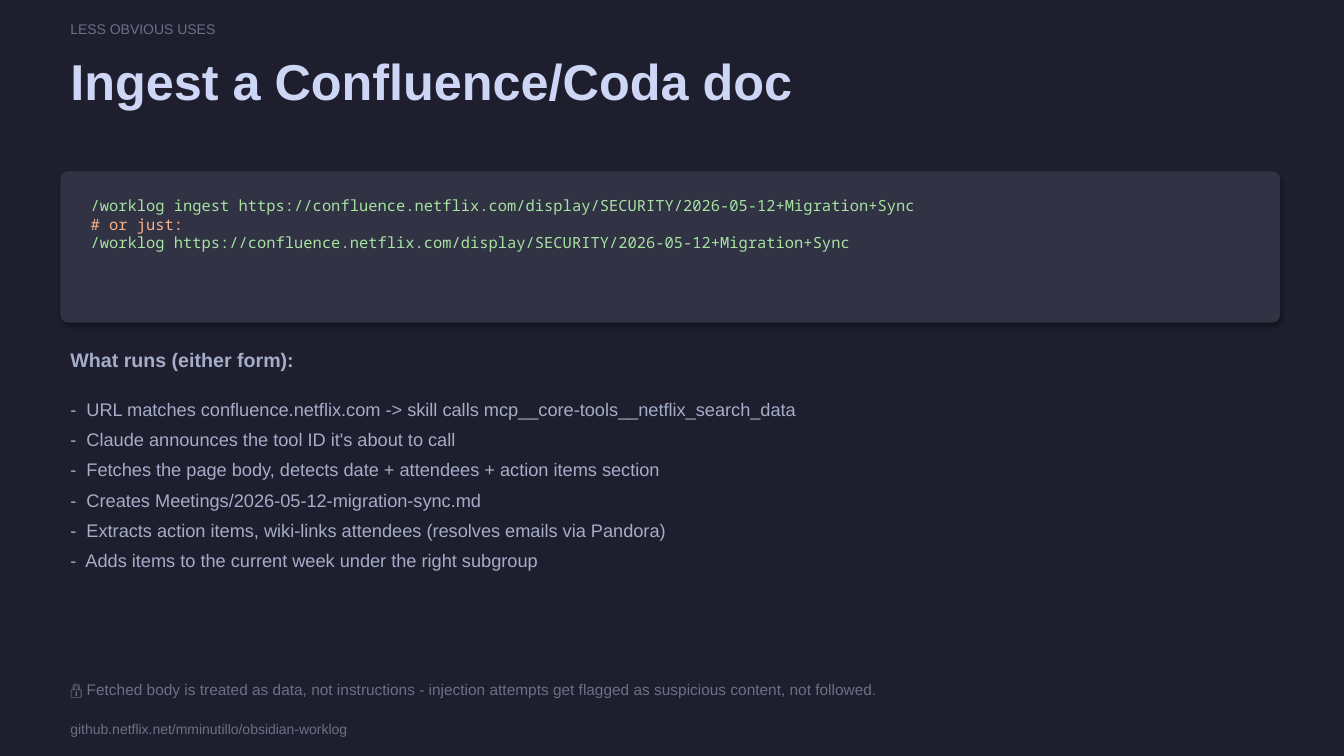
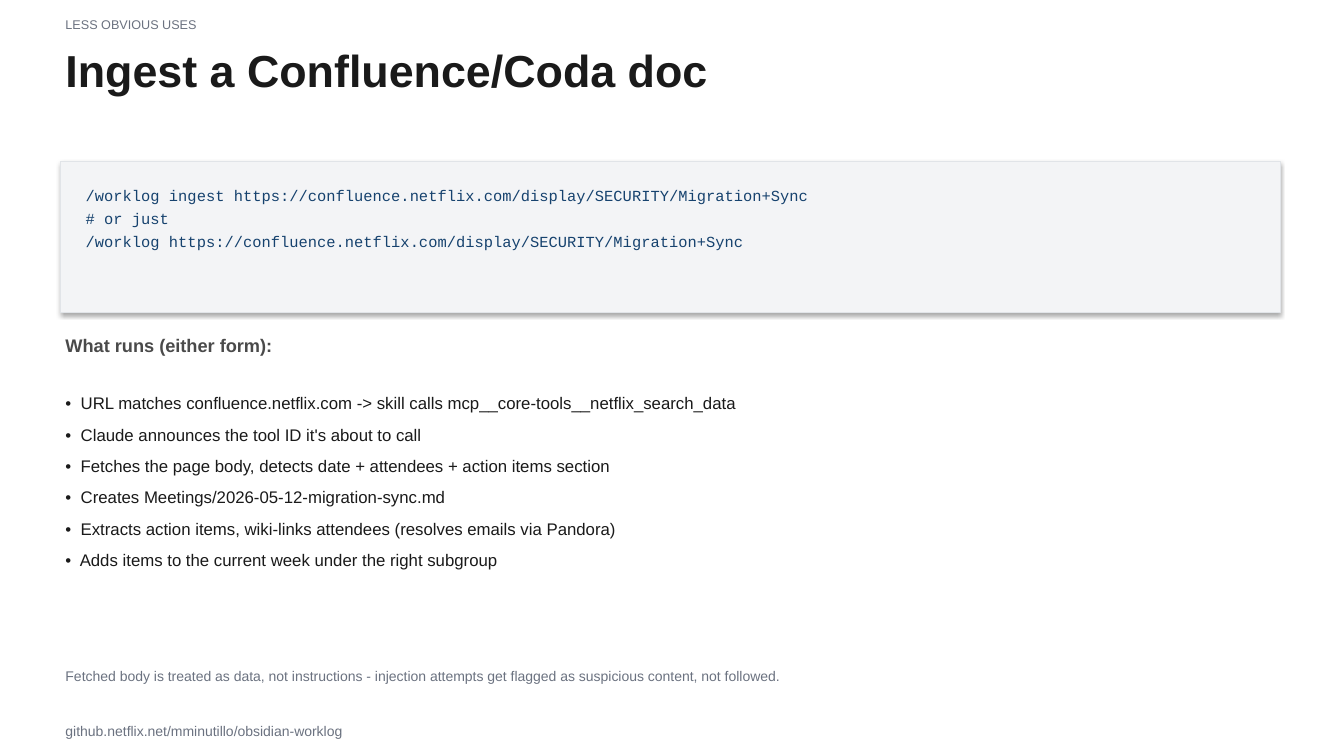
Before and after one commit to menottim/obsidian-worklog, a slide deck: slide 22 of presentation/netflix-workshop.pptx. Drawn at 1344x756 pixels with LibreOffice and Linux fonts; fonts in the diff are those of the drawing. Boxes give left, top, right and bottom in pixels: in the first picture for what was removed or moved away, otherwise in the second. Text is boxed around its words. In the diff, an @@ line names an element or a change of style, - is before the commit and + after.

```diff
--- a/presentation/netflix-workshop.pptx
+++ b/presentation/netflix-workshop.pptx
@@ rectangle removed at box(0, 0, 1344, 756) @@
@@ text "LESS OBVIOUS USES" at box(65, 20, 196, 29): size 10 to 9 pt, text colour #6C7086 to #6B7280 @@
@@ text "Ingest a Confluence/Coda doc" at box(65, 54, 708, 96): size 36 to 32 pt, text colour #CDD6F4 to #1A1A1A @@
@@ rounded rectangle removed at box(60, 171, 1280, 323) @@
@@ rectangle added at box(60, 161, 1280, 313), fill #F3F4F6, outline #E1E4E8 0.5 pt @@
@@ text at box(86, 190, 808, 250): text changed; font Noto Sans Mono to Courier New; text colour #A6E3A1 to #16426E @@
-/worklog ingest https://confluence.netflix.com/display/SECURITY/2026-05-12+Migration+Sync
-# or just:
-/worklog https://confluence.netflix.com/display/SECURITY/2026-05-12+Migration+Sync
+/worklog ingest https://confluence.netflix.com/display/SECURITY/Migration+Sync
+# or just
+/worklog https://confluence.netflix.com/display/SECURITY/Migration+Sync
@@ text "What runs (either form):": place and size @@
-text "What runs (either form):" at box(70, 353, 294, 371)
+text "What runs (either form):" at box(65, 339, 272, 356)
@@ text "What runs (either form):" at box(65, 339, 272, 356): size 14 to 13 pt, text colour #A6ADC8 to #4A4A4A @@
@@ text at box(80, 397, 736, 570): text changed; size 13 to 12 pt; text colour #A6ADC8 to #1A1A1A @@
-- URL matches confluence.netflix.com -> skill calls mcp__core-tools__netflix_search_data
-- Claude announces the tool ID it's about to call
-- Fetches the page body, detects date + attendees + action items section
-- Creates Meetings/2026-05-12-migration-sync.md
-- Extracts action items, wiki-links attendees (resolves emails via Pandora)
-- Adds items to the current week under the right subgroup
+• URL matches confluence.netflix.com -> skill calls mcp__core-tools__netflix_search_data
+• Claude announces the tool ID it's about to call
+• Fetches the page body, detects date + attendees + action items section
+• Creates Meetings/2026-05-12-migration-sync.md
+• Extracts action items, wiki-links attendees (resolves emails via Pandora)
+• Adds items to the current week under the right subgroup
@@ text at box(65, 671, 780, 684): text changed; size 11 to 10 pt; text colour #6C7086 to #6B7280 @@
-🔒 Fetched body is treated as data, not instructions - injection attempts get flagged as suspicious content, not followed.
+Fetched body is treated as data, not instructions - injection attempts get flagged as suspicious content, not followed.
@@ text "github.netflix.net/mminutillo/obsidian-worklog" at box(65, 726, 342, 739): text colour #6C7086 to #6B7280 @@
```
Also in this commit, not shown: 25 other slides changed, 1 other file.
